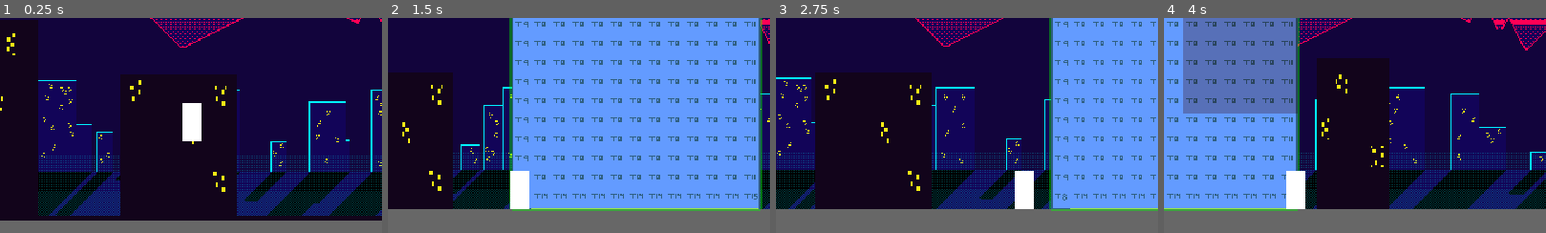
Above: before the commit, frames 1-4 (left to right).
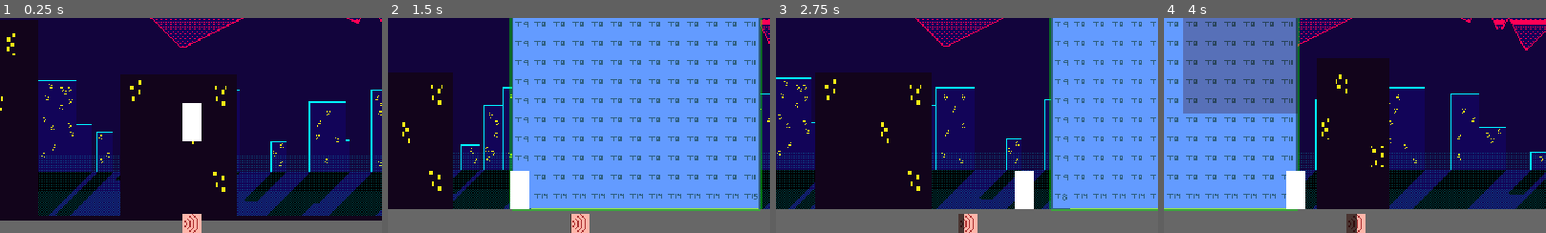
Above: after the commit, the same moments.

Repository: pkfiyah/hangry
Game: Godot game, scene res://levels/prototype.tscn
Same seed, same stepped clock (60 frames per second), same inputs: the game is played once before the commit and once after it.
Inputs:
- Up to frame 1 (0.25 s): no input
- Up to frame 2 (1.5 s): tap Enter (ui_accept) at 0.5, 0.77 s; hold Z 0.53-1.28 s; hold Right (ui_right) from 0.53 s (still down); tap Z at 1.35 s
- Up to frame 3 (2.75 s): tap Enter (ui_accept) at 1.52 s; release Right (ui_right) at 2.03 s; hold Left (ui_left) from 2.03 s (still down); hold Z from 2.03 s (still down)
- Up to frame 4 (4 s): release Left (ui_left) at 2.78 s; release Z at 2.78 s; hold Right (ui_right) from 2.78 s (still down); tap Z at 2.85 s; tap Enter (ui_accept) at 3.02, 3.77 s; hold Z from 3.53 s (still down)
The pictures show only the part of the screen within x 25-75%, y 50-100%; the shares and areas given below are measured in that part.

The runs differ from the first frame. In frame 1, 0.4% of the frame differs, in the area x 47-53%, y 91-100%; in frame 2, 0.4%; in frame 3, 0.4%; in frame 4, 0.4%.

Commit message:
add iconograpfy for initial mutations, and display on level screen. Update mutation visuals

Diff:
--- a/entities/player/kaiju.gd
+++ b/entities/player/kaiju.gd
@@ -36,6 +36,7 @@
 signal health_changed(new_health)
 signal exp_changed(new_exp)
 signal level_up(new_level)
+signal mutation_added(mutation)
 
 func _ready():
 	# Ensure the UI connects to our signal
@@ -108,8 +109,9 @@
 					"mutation_name": child.stats.mutation_name,
 					"is_new": false,
 					"next_level": next_lvl,
-					"description": lvl_data.description,
-					"existing_node": child
+					"description": child.stats.mutation_description,
+					"existing_node": child,
+					"stats": child.stats
 				})
 
 	# Check database for new mutations not yet acquired
@@ -135,7 +137,8 @@
 					"is_new": true,
 					"next_level": 1,
 					"description": lvl_data.description,
-					"scene": scene
+					"scene": scene,
+					"stats": temp_instance.stats
 				})
 			temp_instance.free()
 
@@ -149,6 +152,7 @@
 		var new_mutation = scene.instantiate()
 		new_mutation.name = option_data.mutation_id
 		mutations_container.add_child(new_mutation)
+		emit_signal("mutation_added", new_mutation)
 	else:
 		var existing: Mutation = option_data.existing_node
 		if existing:
--- a/entities/player/mutations/hyper_roar_mutation.gd
+++ b/entities/player/mutations/hyper_roar_mutation.gd
@@ -2,10 +2,32 @@
 
 @onready var attack_area: Area2D = $AttackArea
 
+@onready var collision_shape: CollisionShape2D = $AttackArea/CollisionShape2D
+
 func _ready() -> void:
 	super._ready()
-	# The mutation should be added as a child of the Kaiju, so it moves with it.
-	# The actual Area2D needs to be a child of this node in the scene.
+	_update_area_size()
+
+func level_up() -> void:
+	super.level_up()
+	_update_area_size()
+
+func _update_area_size() -> void:
+	if not is_instance_valid(collision_shape) or stats == null:
+		return
+
+	var level_data = stats.get_level_data(current_level)
+	if level_data == null:
+		return
+
+	# Ensure the shape is unique so scaling it doesn't affect other instances
+	if not collision_shape.shape.resource_local_to_scene:
+		collision_shape.shape = collision_shape.shape.duplicate()
+
+	if collision_shape.shape is RectangleShape2D:
+		collision_shape.shape.size = Vector2(level_data.radius, level_data.radius)
+	elif collision_shape.shape is CircleShape2D:
+		collision_shape.shape.radius = level_data.radius / 2.0
 
 func _physics_process(delta: float) -> void:
 	super._physics_process(delta)
@@ -17,8 +39,9 @@
 
 		# Continuously update position so Godot's physics engine has the correct
 		# overlaps calculated before execute() is ever called.
-		attack_area.position.x = facing * 40
-		attack_area.position.y = -50
+		var size_mod = stats.get_level_data(current_level).radius/2
+		attack_area.position.x = facing * size_mod
+		attack_area.position.y = -size_mod
 
 func execute() -> void:
 	if not is_instance_valid(owner_entity) or not is_instance_valid(attack_area) or stats == null:
@@ -28,16 +51,18 @@
 	if level_data == null:
 		return
 
-	# Visual feedback
+	# Prototype Visual feedback
 	var roar = ColorRect.new()
 	roar.color = Color.RED
-	roar.size = Vector2(80, 100)
-	roar.position = Vector2(-40, -50)
+	roar.size = Vector2(level_data.radius, level_data.radius)
+	roar.position = Vector2(-level_data.radius/2, -level_data.radius/2)
 	attack_area.add_child(roar)
 
 	var tween = create_tween()
 	tween.tween_property(roar, "modulate:a", 0.0, 0.2)
 	tween.tween_callback(roar.queue_free)
+
+	# Adjust size and position based on level
 
 	# Apply damage
 	var damage_amount = level_data.damage
--- a/entities/player/mutations/nuclear_glow_mutation.gd
+++ b/entities/player/mutations/nuclear_glow_mutation.gd
@@ -1,7 +1,7 @@
 class_name NuclearGlowMutation extends Mutation
 
 @onready var glow_area: Area2D = $GlowArea
-@onready var glow_visual: ColorRect = $GlowArea/GlowVisual
+@onready var glow_visual: Sprite2D = $GlowArea/GlowVisual
 
 func _ready() -> void:
 	super._ready()
@@ -19,10 +19,8 @@
 	if not is_instance_valid(glow_area):
 		return
 
-	# Follow the center of the entity. Since it's a child of the mutation,
-	# and the mutation is a child of the Kaiju, it will naturally follow.
-	# But we'll ensure its local position is 0,0 relative to the mutation.
-	glow_area.position = Vector2.ZERO
+	# Center on the Kaiju's actual body mass (which is offset by -16 on Y from the origin)
+	glow_area.position = Vector2(0, -16)
 
 func _update_radius() -> void:
 	if stats == null or not is_instance_valid(glow_area):
@@ -36,13 +34,21 @@
 
 	# Try to find a CollisionShape2D or CollisionPolygon2D
 	for child in glow_area.get_children():
-		if child is CollisionShape2D and child.shape is CircleShape2D:
-			child.shape.radius = r
+		if child is CollisionShape2D:
+			# Ensure the shape is unique so scaling it doesn't affect other instances
+			if not child.shape.resource_local_to_scene:
+				child.shape = child.shape.duplicate()
+			if child.shape is CircleShape2D:
+				child.shape.radius = r
 
 	if is_instance_valid(glow_visual):
-		glow_visual.size = Vector2(r * 2, r * 2)
-		glow_visual.position = Vector2(-r, -r)
-		glow_visual.pivot_offset = Vector2(r, r)
+		if glow_visual.texture:
+			var tex_size = glow_visual.texture.get_size()
+			# Scale the Sprite2D so its width matches the desired diameter (r * 2)
+			var scale_mod = (r * 2.0) / tex_size.x
+			glow_visual.scale = Vector2(scale_mod, scale_mod)
+		# Sprite2D is automatically centered, so we just set position to ZERO relative to glow_area
+		glow_visual.position = Vector2.ZERO
 
 # Called when current_level changes
 func level_up() -> void:
--- a/entities/player/mutations/nuclear_glow_mutation.tscn
+++ b/entities/player/mutations/nuclear_glow_mutation.tscn
@@ -1,9 +1,18 @@
-[gd_scene load_steps=4 format=3 uid="uid://bpsieek6bhkel"]
+[gd_scene load_steps=6 format=3 uid="uid://bpsieek6bhkel"]
 
 [ext_resource type="Script" uid="uid://b7tbptfbi5r6s" path="res://entities/player/mutations/nuclear_glow_mutation.gd" id="1_sbjaq"]
 [ext_resource type="Resource" uid="uid://cya2ba8wxx01i" path="res://resources/mutations/nuclear_glow_stats.tres" id="2_sry60"]
 
 [sub_resource type="CircleShape2D" id="CircleShape2D_sry60"]
+
+[sub_resource type="Gradient" id="Gradient_sry60"]
+colors = PackedColorArray(0, 1, 0, 1, 0, 1, 0, 0)
+
+[sub_resource type="GradientTexture2D" id="GradientTexture2D_3iunf"]
+gradient = SubResource("Gradient_sry60")
+fill = 1
+fill_from = Vector2(0.5, 0.5)
+fill_to = Vector2(1, 0.5)
 
 [node name="NuclearGlowMutation" type="Node2D"]
 script = ExtResource("1_sbjaq")
@@ -16,7 +25,5 @@
 [node name="CollisionShape2D" type="CollisionShape2D" parent="GlowArea"]
 shape = SubResource("CircleShape2D_sry60")
 
-[node name="GlowVisual" type="ColorRect" parent="GlowArea"]
-offset_right = 40.0
-offset_bottom = 40.0
-color = Color(0.25490198, 1, 0.28235295, 1)
+[node name="GlowVisual" type="Sprite2D" parent="GlowArea"]
+texture = SubResource("GradientTexture2D_3iunf")
--- a/levels/prototype.tscn
+++ b/levels/prototype.tscn
@@ -8,6 +8,7 @@
 [ext_resource type="PackedScene" uid="uid://vt6l3144axrt" path="res://entities/kaiju/tacoza.tscn" id="6_gfq6j"]
 [ext_resource type="PackedScene" uid="uid://cqkp8rxqc7tyk" path="res://entities/kaiju/tupis.tscn" id="7_ycy2b"]
 [ext_resource type="PackedScene" uid="uid://dh4v8tqak7mgv" path="res://entities/vehicles/helo.tscn" id="8_a17vn"]
+[ext_resource type="AudioStream" uid="uid://be1kpdmv6wvi0" path="res://OST/Stettes - Risky Raftin'! OST - 04 Prehistoric Pond.mp3" id="9_ycy2b"]
 
 [node name="Main" type="Node2D"]
 script = ExtResource("1_gxbh7")
@@ -26,3 +27,8 @@
 ground_enemies = Array[PackedScene]([ExtResource("6_gfq6j"), ExtResource("7_ycy2b")])
 aerial_enemies = Array[PackedScene]([ExtResource("8_a17vn")])
 target = NodePath("../Kaiju")
+
+[node name="AudioStreamPlayer" type="AudioStreamPlayer" parent="."]
+stream = ExtResource("9_ycy2b")
+volume_db = -20.0
+autoplay = true
--- a/resources/mutations/hyper_roar_stats.tres
+++ b/resources/mutations/hyper_roar_stats.tres
@@ -1,7 +1,8 @@
-[gd_resource type="Resource" script_class="MutationStats" load_steps=5 format=3 uid="uid://st47rdhva0kp"]
+[gd_resource type="Resource" script_class="MutationStats" load_steps=7 format=3 uid="uid://st47rdhva0kp"]
 
 [ext_resource type="Script" uid="uid://cidqm1ddjltxt" path="res://resources/mutations/mutation_level_data.gd" id="1_e5f6b"]
 [ext_resource type="Script" uid="uid://du3n250yhoh" path="res://resources/mutations/mutation_stats.gd" id="2_7pqf2"]
+[ext_resource type="Texture2D" uid="uid://6o5y3qxjqq88" path="res://sprites/placeholders/hyper_roar_16x16.png" id="2_syoon"]
 
 [sub_resource type="Resource" id="Resource_qnrd4"]
 script = ExtResource("1_e5f6b")
@@ -15,8 +16,17 @@
 radius = 150.0
 metadata/_custom_type_script = "uid://cidqm1ddjltxt"
 
+[sub_resource type="Resource" id="Resource_7pqf2"]
+script = ExtResource("1_e5f6b")
+damage = 50
+cooldown = 0.5
+radius = 200.0
+metadata/_custom_type_script = "uid://cidqm1ddjltxt"
+
 [resource]
 script = ExtResource("2_7pqf2")
 mutation_name = "Hyper Roar"
-levels = Array[ExtResource("1_e5f6b")]([SubResource("Resource_qnrd4"), SubResource("Resource_drqlb")])
+mutation_icon = ExtResource("2_syoon")
+icon_bg_color = Color(1, 0.71515757, 0.66681814, 1)
+levels = Array[ExtResource("1_e5f6b")]([SubResource("Resource_qnrd4"), SubResource("Resource_drqlb"), SubResource("Resource_7pqf2")])
 metadata/_custom_type_script = "uid://du3n250yhoh"
--- a/resources/mutations/mutation_stats.gd
+++ b/resources/mutations/mutation_stats.gd
@@ -1,6 +1,9 @@
 class_name MutationStats extends Resource
 
 @export var mutation_name: String = "Unknown Mutation"
+@export var mutation_icon: Texture2D = null
+@export var icon_bg_color: Color = Color.WHITE
+@export var mutation_description: String = "Default Description"
 ## Array of level data. Index 0 is Level 1, Index 1 is Level 2, etc.
 @export var levels: Array[MutationLevelData] = []
 
--- a/resources/mutations/nuclear_glow_stats.tres
+++ b/resources/mutations/nuclear_glow_stats.tres
@@ -1,6 +1,7 @@
-[gd_resource type="Resource" script_class="MutationStats" load_steps=6 format=3 uid="uid://cya2ba8wxx01i"]
+[gd_resource type="Resource" script_class="MutationStats" load_steps=7 format=3 uid="uid://cya2ba8wxx01i"]
 
 [ext_resource type="Script" uid="uid://cidqm1ddjltxt" path="res://resources/mutations/mutation_level_data.gd" id="1_3aigs"]
+[ext_resource type="Texture2D" uid="uid://c5nvaqodoiqqo" path="res://sprites/placeholders/nuclear_glow_16x16.png" id="2_esi3i"]
 [ext_resource type="Script" uid="uid://du3n250yhoh" path="res://resources/mutations/mutation_stats.gd" id="2_xdpb3"]
 
 [sub_resource type="Resource" id="Resource_3aigs"]
@@ -23,5 +24,7 @@
 [resource]
 script = ExtResource("2_xdpb3")
 mutation_name = "Nuclear Glow"
+mutation_icon = ExtResource("2_esi3i")
+icon_bg_color = Color(0.015686275, 0.91764706, 0, 1)
 levels = Array[ExtResource("1_3aigs")]([SubResource("Resource_3aigs"), SubResource("Resource_xdpb3"), SubResource("Resource_esi3i")])
 metadata/_custom_type_script = "uid://du3n250yhoh"
--- a/ui/hud.gd
+++ b/ui/hud.gd
@@ -7,6 +7,10 @@
 @onready var controls_button = $ControlsButton
 
 @onready var level_up_menu: LevelUpMenu = $LevelUpMenu
+
+@onready var active_mutations_container = $ActiveMutationsContainer
+var mutation_icon_scene = preload("res://ui/mutation_hud_icon.tscn")
+var mutation_ui_elements: Dictionary = {}
 
 func _ready():
 	# Ensure the HUD continues to process input when the game is paused
@@ -36,6 +40,57 @@
 			kaiju.add_user_signal("level_up")
 		kaiju.connect("level_up", _on_level_up)
 
+		if not kaiju.has_signal("mutation_added"):
+			kaiju.add_user_signal("mutation_added")
+		kaiju.connect("mutation_added", _on_mutation_added)
+
+		# Add existing mutations to the HUD
+		var mutations_node = kaiju.get_node_or_null("Mutations")
+		if mutations_node:
+			for child in mutations_node.get_children():
+				if child is Mutation:
+					_on_mutation_added(child)
+
+func _process(delta: float) -> void:
+	# Update cooldown sweeps for all active mutation UI elements
+	for mutation in mutation_ui_elements.keys():
+		var icon = mutation_ui_elements[mutation]
+		if not is_instance_valid(mutation):
+			icon.queue_free()
+			mutation_ui_elements.erase(mutation)
+			continue
+
+		var sweep = icon.get_node_or_null("IconBackground/IconTexture/CooldownSweep")
+		if sweep and mutation.stats:
+			var max_cd = 1.0
+			var level_data = mutation.stats.get_level_data(mutation.current_level)
+			if level_data:
+				max_cd = level_data.cooldown
+
+			if max_cd > 0:
+				sweep.value = mutation.current_cooldown / max_cd
+			else:
+				sweep.value = 0.0
+
+func _on_mutation_added(mutation: Mutation) -> void:
+	if not active_mutations_container:
+		return
+
+	var icon = mutation_icon_scene.instantiate()
+	active_mutations_container.add_child(icon)
+
+	var stats: MutationStats = mutation.stats
+	var bg_rect = icon.get_node_or_null("IconBackground")
+	var tex_rect = icon.get_node_or_null("IconBackground/IconTexture")
+
+	if stats:
+		if bg_rect:
+			bg_rect.color = stats.icon_bg_color
+		if tex_rect and stats.mutation_icon:
+			tex_rect.texture = stats.mutation_icon
+
+	mutation_ui_elements[mutation] = icon
+
 func _on_health_changed(new_health):
 	# Animate the health bar shrinking
 	var tween = create_tween()
--- a/ui/hud.tscn
+++ b/ui/hud.tscn
@@ -81,3 +81,16 @@
 text = "Climb: Up/Down Near Buildings"
 
 [node name="LevelUpMenu" parent="." instance=ExtResource("2_276te")]
+
+[node name="ActiveMutationsContainer" type="HBoxContainer" parent="."]
+anchors_preset = 7
+anchor_left = 0.5
+anchor_top = 1.0
+anchor_right = 0.5
+anchor_bottom = 1.0
+offset_left = -80.0
+offset_top = -16.0
+offset_right = 80.0
+grow_horizontal = 2
+grow_vertical = 0
+alignment = 1
--- a/ui/level_up_menu.gd
+++ b/ui/level_up_menu.gd
@@ -4,6 +4,7 @@
 signal upgrade_selected(upgrade_data: Dictionary)
 
 @onready var button_container: HBoxContainer = $Panel/VBoxContainer/HBoxContainer
+var upgrade_button_scene = preload("res://ui/upgrade_button.tscn")
 
 # Disconnect old signals so we don't double fire when re-opening
 var current_options: Array[Dictionary] = []
@@ -24,7 +25,7 @@
 	# Create new buttons for each option
 	for i in range(options.size()):
 		var option = options[i]
-		var btn = Button.new()
+		var btn = upgrade_button_scene.instantiate()
 		btn.size_flags_horizontal = Control.SIZE_EXPAND_FILL
 
 		# Format text: e.g., "Nuclear Glow (Lv 1)\nDamage: 10 -> 15"
@@ -36,9 +37,31 @@
 
 		btn_text += option.description
 
-		btn.text = btn_text
+		var desc_label = btn.get_node("HBoxContainer/DescriptionLabel")
+		if desc_label:
+			desc_label.text = btn_text
 
-		btn.pressed.connect(_on_button_pressed.bind(option))
+		var stats: MutationStats = option.get("stats")
+		var bg_rect = btn.get_node("HBoxContainer/IconBackground")
+		if bg_rect:
+			if stats:
+				bg_rect.color = stats.icon_bg_color
+			else:
+				bg_rect.color = Color.WHITE
+
+		var tex_rect = btn.get_node("HBoxContainer/IconBackground/IconTexture")
+		if tex_rect:
+			if stats and stats.mutation_icon:
+				tex_rect.texture = stats.mutation_icon
+			else:
+				tex_rect.texture = null
+
+		var actual_button = btn.get_node_or_null("Button")
+		if actual_button:
+			actual_button.pressed.connect(_on_button_pressed.bind(option))
+		else:
+			push_warning("UpgradeButton scene is missing its Button node!")
+
 		button_container.add_child(btn)
 
 	show()
--- a/ui/level_up_menu.tscn
+++ b/ui/level_up_menu.tscn
@@ -51,18 +51,3 @@
 [node name="HBoxContainer" type="HBoxContainer" parent="Panel/VBoxContainer"]
 layout_mode = 2
 size_flags_vertical = 3
-
-[node name="Upgrade1" type="Button" parent="Panel/VBoxContainer/HBoxContainer"]
-layout_mode = 2
-size_flags_horizontal = 3
-text = "Default Upgrade 1 Text"
-
-[node name="Upgrade2" type="Button" parent="Panel/VBoxContainer/HBoxContainer"]
-layout_mode = 2
-size_flags_horizontal = 3
-text = "Default Upgrade 2 Text"
-
-[node name="Upgrade3" type="Button" parent="Panel/VBoxContainer/HBoxContainer"]
-layout_mode = 2
-size_flags_horizontal = 3
-text = "Default Upgrade 3 Text"
--- /dev/null
+++ b/ui/mutation_hud_icon.tscn
@@ -0,0 +1,38 @@
+[gd_scene load_steps=2 format=3 uid="uid://btsxpeat8wk0a"]
+
+[ext_resource type="Texture2D" uid="uid://biewle762ejnx" path="res://sprites/placeholders/blank_white_16x16.png" id="1_jooa4"]
+
+[node name="MutationHudIcon" type="Control"]
+custom_minimum_size = Vector2(16, 16)
+layout_mode = 3
+anchors_preset = 0
+offset_right = 40.0
+offset_bottom = 40.0
+
+[node name="IconBackground" type="ColorRect" parent="."]
+layout_mode = 1
+anchors_preset = 15
+anchor_right = 1.0
+anchor_bottom = 1.0
+grow_horizontal = 2
+grow_vertical = 2
+
+[node name="IconTexture" type="TextureRect" parent="IconBackground"]
+layout_mode = 1
+anchors_preset = 15
+anchor_right = 1.0
+anchor_bottom = 1.0
+grow_horizontal = 2
+grow_vertical = 2
+
+[node name="CooldownSweep" type="TextureProgressBar" parent="IconBackground/IconTexture"]
+modulate = Color(0, 0, 0, 0.70980394)
+layout_mode = 1
+anchors_preset = 15
+anchor_right = 1.0
+anchor_bottom = 1.0
+grow_horizontal = 2
+grow_vertical = 2
+max_value = 1.0
+step = 0.01
+texture_progress = ExtResource("1_jooa4")
--- /dev/null
+++ b/ui/upgrade_button.tscn
@@ -0,0 +1,40 @@
+[gd_scene load_steps=2 format=3 uid="uid://6ndkj4u6lom8"]
+
+[ext_resource type="Texture2D" uid="uid://6o5y3qxjqq88" path="res://sprites/placeholders/hyper_roar_16x16.png" id="1_hwdby"]
+
+[node name="UpgradeButton" type="PanelContainer"]
+custom_minimum_size = Vector2(48, 48)
+offset_right = 48.0
+offset_bottom = 48.0
+
+[node name="HBoxContainer" type="HBoxContainer" parent="."]
+layout_mode = 2
+mouse_filter = 2
+
+[node name="IconBackground" type="ColorRect" parent="HBoxContainer"]
+custom_minimum_size = Vector2(16, 16)
+layout_mode = 2
+size_flags_horizontal = 3
+mouse_filter = 2
+
+[node name="IconTexture" type="TextureRect" parent="HBoxContainer/IconBackground"]
+texture_filter = 1
+layout_mode = 1
+anchors_preset = 15
+anchor_right = 1.0
+anchor_bottom = 1.0
+grow_horizontal = 2
+grow_vertical = 2
+mouse_filter = 2
+texture = ExtResource("1_hwdby")
+expand_mode = 1
+stretch_mode = 5
+
+[node name="DescriptionLabel" type="Label" parent="HBoxContainer"]
+layout_mode = 2
+size_flags_horizontal = 3
+text = "Upgrade Text"
+
+[node name="Button" type="Button" parent="."]
+layout_mode = 2
+flat = true
Not shown: 1 places in levels/prototype.tscn that only renumber resources
Empty file removed: resources/mutations/available_mutations.gd
Not shown, removed: resources/mutations/available_mutations.gd.uid
Binary file added: sprites/placeholders/blank_white_16x16.png
Not shown, added: sprites/placeholders/blank_white_16x16.png.import
Binary file added: sprites/placeholders/hyper_roar_16x16.png
Not shown, added: sprites/placeholders/hyper_roar_16x16.png.import
Binary file added: sprites/placeholders/mutation_background_16x16.png
Not shown, added: sprites/placeholders/mutation_background_16x16.png.import
Binary file added: sprites/placeholders/nuclear_glow_16x16.png
Not shown, added: sprites/placeholders/nuclear_glow_16x16.png.import
